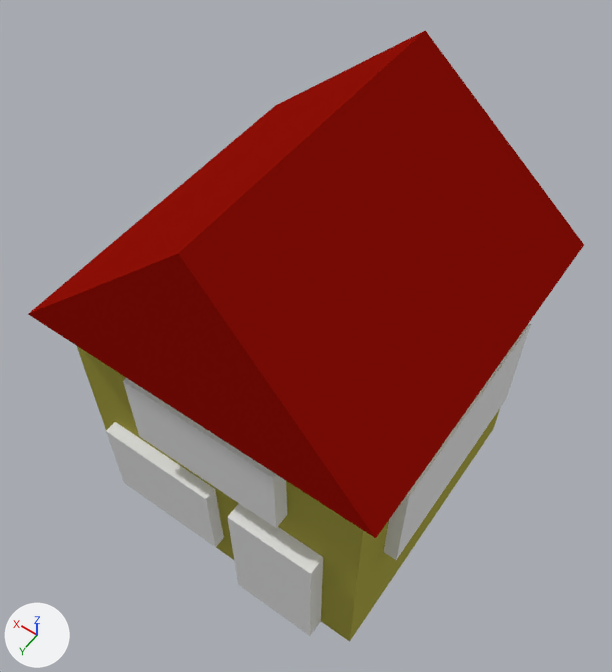
The Blender file Assets/Models/House.blend, before and after one commit.
Both versions are drawn from a camera (50 mm lens) standing at (-1.84, 2.67, 5.61) and looking at (0.03, 0.06, 1.5). The lights are fixed; the arrows at lower left show +X, +Y and +Z.

The scene before the commit, as lines of its bpy script (objects in view):
```python
mat_red = diffuse_material('Red')
mat_red.base_color = (0.279, 0.00518, 0.00212)  # red #901007
me_cube_001 = bpy.data.meshes.new('Cube.001')
me_cube_001.from_pydata(...)  # 54 vertices, 44 faces; spans x -1.14..1.14, y -1.14..1.14, z -1.0..2.06
# faces by material slot: [7, 24, 6, 7]
me_cube_001.materials.append(mat_red)  # red #901007
me_cube_001.materials.append(mat_window)  # white #e7e7e7
me_cube_001.materials.append(mat_door)  # white #e7e7e7
me_cube_001.materials.append(mat_body)  # yellow #aaa448
ob_cube = bpy.data.objects.new('Cube', me_cube_001)
ob_cube.location = (0.0, 0.0, 0.992)
```
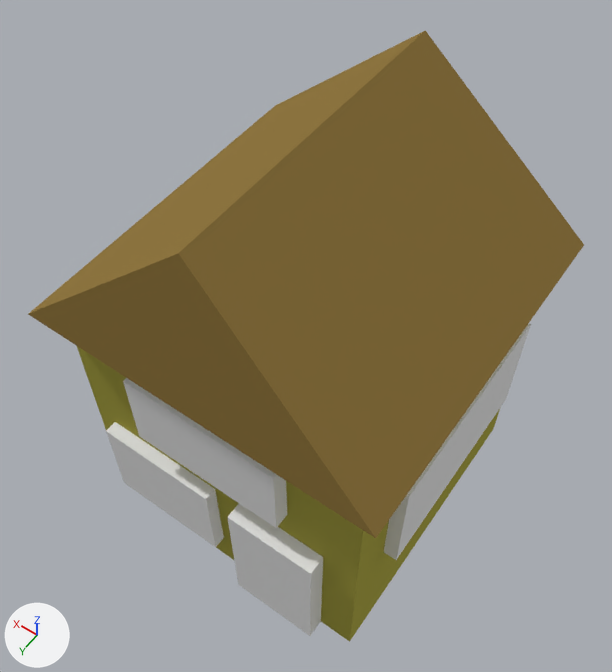
The change in detail:
Material 'Red' (mat_red) changes colour from red #901007 to brown #907741; in linear values from (0.279, 0.00518, 0.00212) to (0.279, 0.184, 0.0529).

Changed parts and their boxes (x1, y1, x2, y2) in the pictures (612 x 672 px):
'Cube', recoloured (red to brown)
    both: (28, 30, 584, 541)
